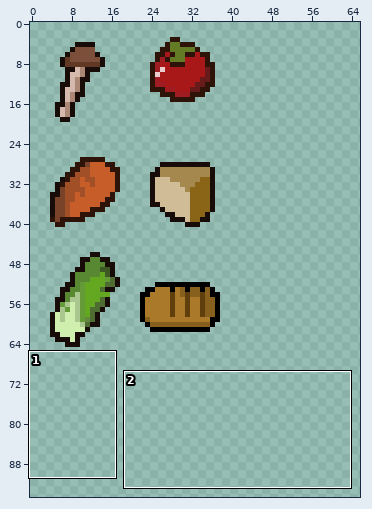
Two states of a pixel-art file, Assets/Sprite/sprite_food.aseprite. Above: a wide view before the commit, with the close-up outlined.
Close-up. As it was:
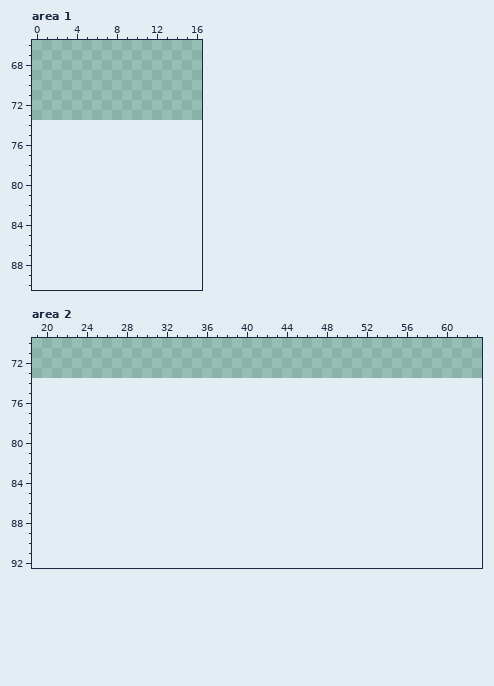
68x74 pixels, 1 frame. Colours within 5 levels of each other are drawn and written as one. Shown: area 1: x 0..16, y 66..90; area 2: x 19..63, y 70..92. The old version is drawn lined up with the new one, on the new canvas. The wide view leaves out empty margins. The commit also changed other parts of the picture, which this record leaves out.
Once edited:
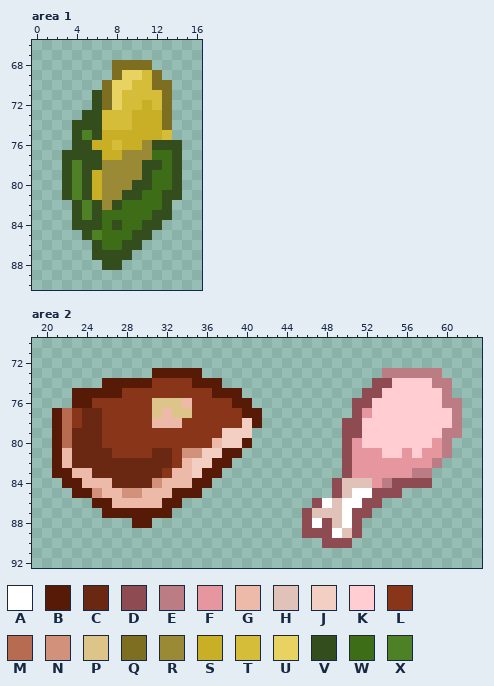
Palette (. is transparent): A #ffffff  B #561a06  C #6a2812  D #8e4c52  E #bb7c83  F #e6969e  G #edbaa9  H #e0c2b9  J #f3cec2  K #ffcdd2  L #883519  M #b76c52  N #d1917b  P #ddc58a  Q #7d6e21  R #9b8a35  S #c9af25  T #d6bd39  U #e7d262  V #334e1c  W #3d6d16  X #4e8125
From old to new:
canvas 68x74 -> 68x98
Changed rows in their new state; - is an unchanged pixel.
Area 1:
first column x 3:
68 -----QQQQ---
69 -----QUUTQ--
70 ----QUUTTQQ-
71 ---VQUTTTTQ-
72 ---VQUTTSTQ-
73 --VVTTTSSSQ-
74 -VVVTTTSSSQ-
75 -VXVSSSSSST-
76 -VVSSTSSRVVV
77 VVVVSSRRRWWV
78 VXVVRRRRVVWV
79 VXVSRRRRVWWV
80 VXVSRRRVVWWV
81 VXVSRRVVWWVV
82 -VXVRVWWWWV-
83 -VXVWWWWWVV-
84 -VVVWVWWVV--
85 --VXWWWVV---
86 ---VWWVV----
87 ---VVVV-----
88 ----VV------
Area 2:
first column x 21:
73 ----------BBBBB------------------EEEEEE--
74 -----BBBBBLLLLBBB---------------DDKKKKEE-
75 --BBBBBLLLLLLLLLBBB------------DDKKKKKKE-
76 --BBLLLLLLPPPGLLLLBB----------DDKKKKKKKEE
77 BMLCCLLLLLPGPPLLLLLBB---------DFKKKKKKKKE
78 BMLCCLLLLLGGGLLLLLLJB--------DDKKKKKKKKKE
79 BMCCCLLLLLLLLLLLLJJJ---------DDKKKKKKKKEE
80 BMCCCLLLLLLLLLLLGJJB---------DFKKKKKKKFE-
81 BGCCCCLLLLCCLNNJJBB----------DFFFKKFKFFE-
82 BGCCCCCCCCCCLGJJBB-----------DFFFFFFFFE--
83 BBGGCCCCCCCLGGJBB------------DFFFFFFEE---
84 -BBGGGCCCCNGGGBB------------DHHHFEDDDD---
85 --BBNGGNNGGGBBB-------------DHAADDD------
86 ----BBGGGGGBB-------------DAHAADD--------
87 -----BBBBBBB-------------DHHHADD---------
88 --------BB---------------DADHAD----------
89 -------------------------DDDAHD----------
90 ---------------------------DDD-----------
